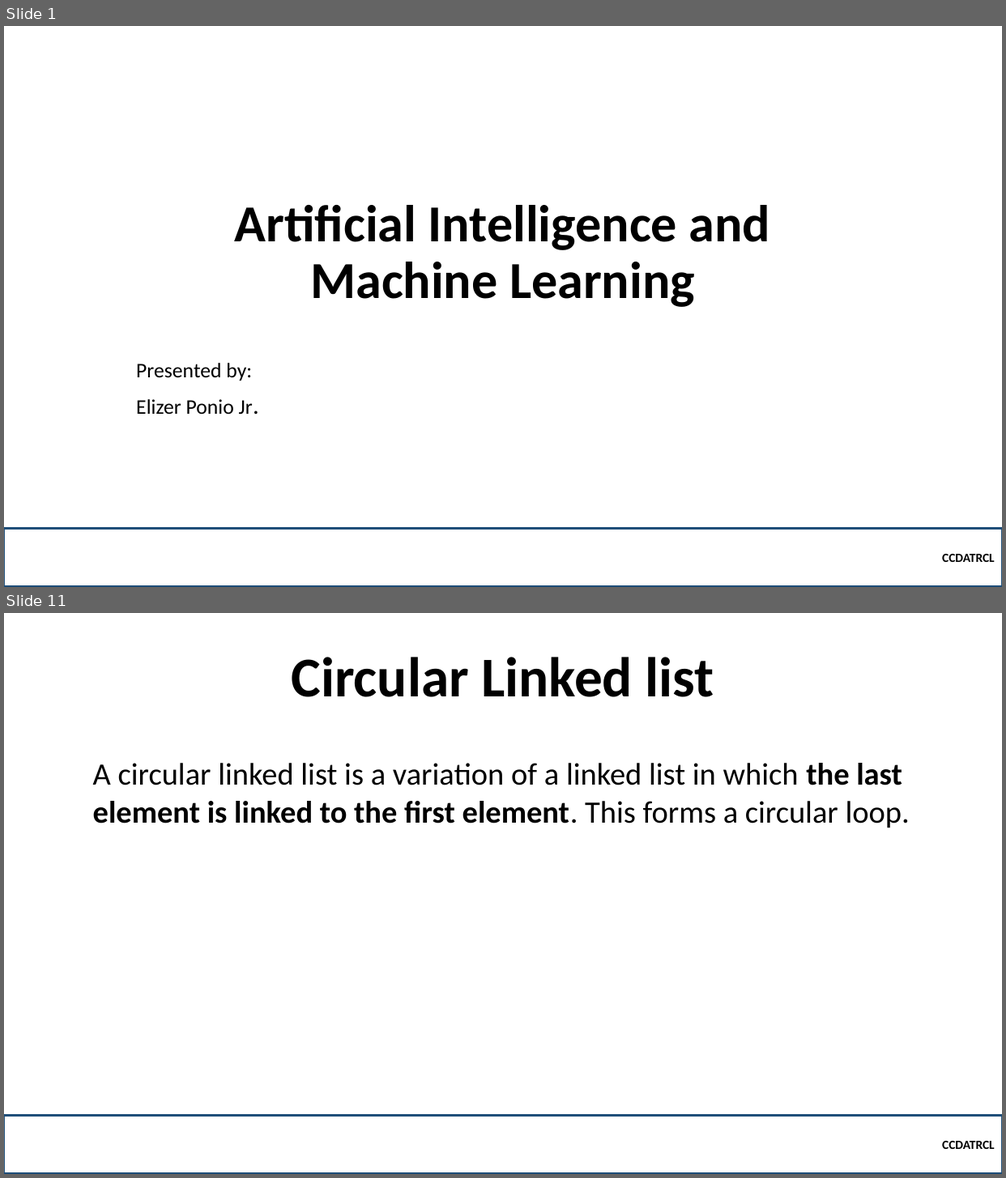
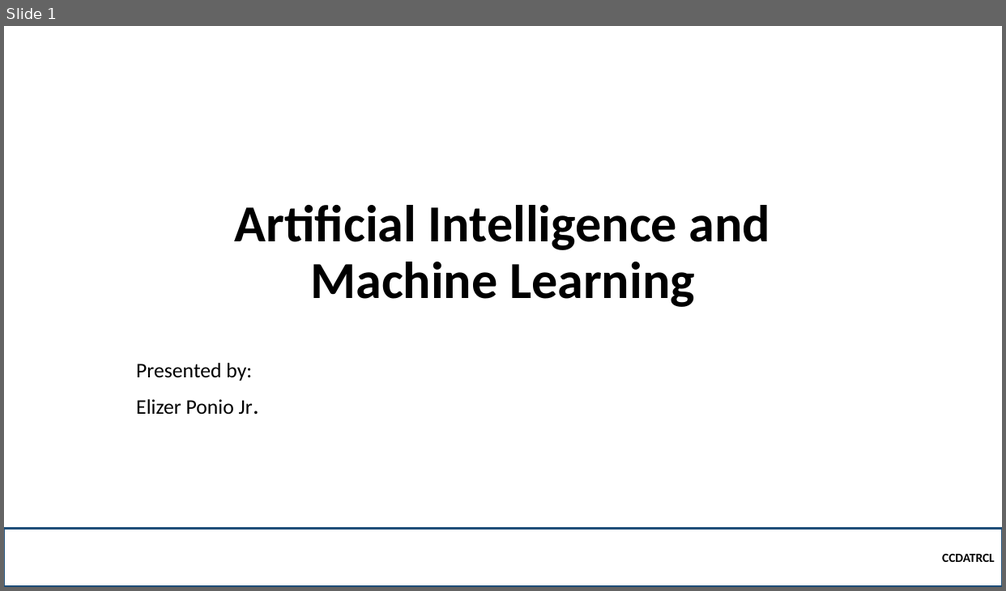
Before and after one commit to robitussin/CCINSYSL, a slide deck: 2 - Artificial Intelligence and Machine Learning/Introduction to Machine Learning.pptx. Shown one above the other, each under a label of ours: slides 1 and 11 before the commit, slide 1 after it; the slides between them are not shown. The pictures are 1006x1178 and 1006x591 pixels, drawn with LibreOffice and Linux fonts; fonts in the diff are those of the drawing; background and template pictures are left out. Boxes give left, top, right and bottom in pixels: in the first picture for what was removed or moved away, otherwise in the second. Text is boxed around its words. In the diff, an @@ line names an element or a change of style, - is before the commit and + after.

```diff
--- a/2 - Artificial Intelligence and Machine Learning/Introduction to Machine Learning.pptx
+++ b/2 - Artificial Intelligence and Machine Learning/Introduction to Machine Learning.pptx
@@ slide 11 removed at bbox=[4, 613, 1002, 1174], background picture (left out) @@
@@ title removed at bbox=[292, 657, 714, 697] @@
-Circular Linked list
@@ text removed at bbox=[93, 763, 910, 828] @@
-A circular linked list is a variation of a linked list in which the last element is linked to the first element. This forms a circular loop.
@@ rectangle removed at bbox=[4, 1115, 1002, 1174] @@
-CCDATRCL
```
Also in this commit, not shown: 2 slides added, 10 other slides removed.
